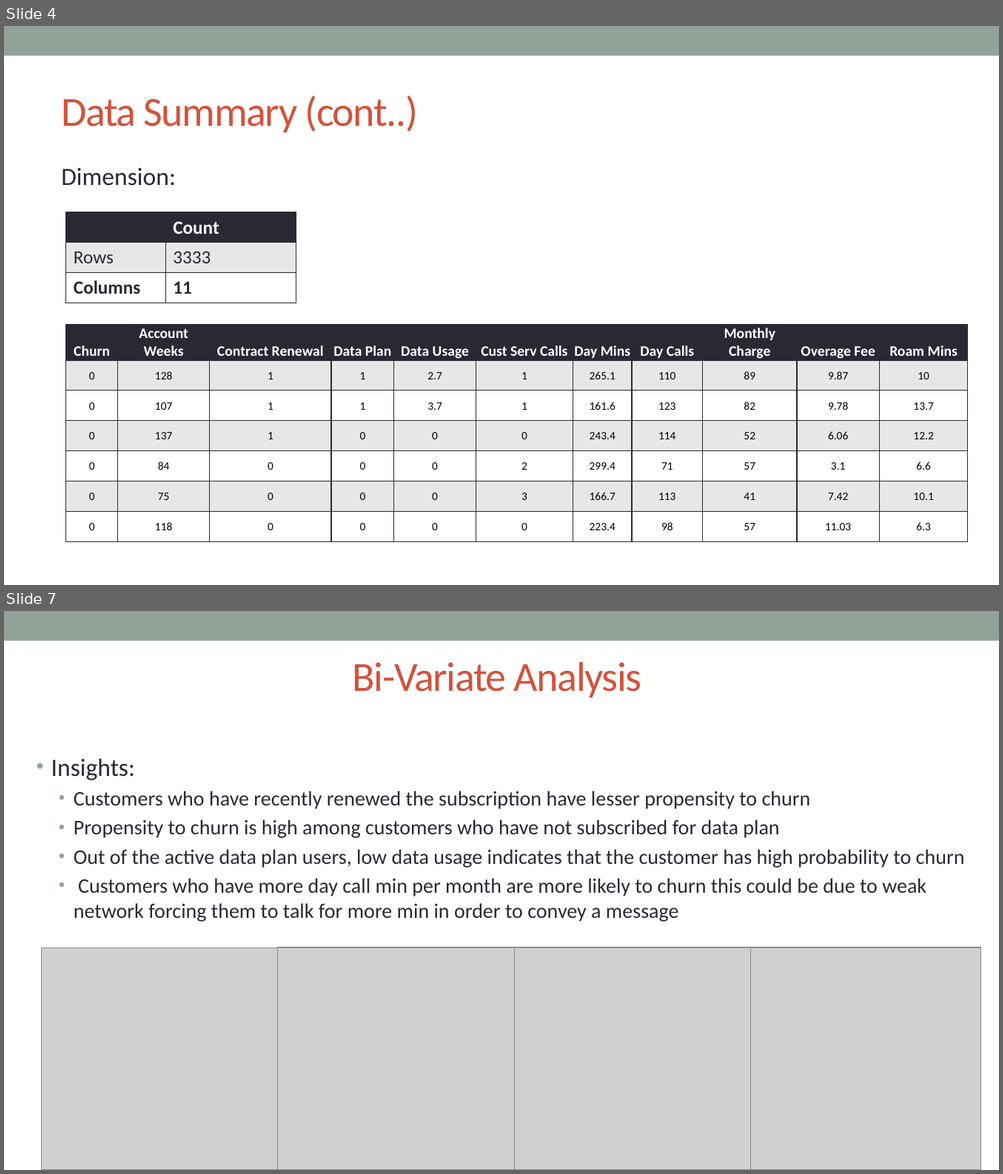
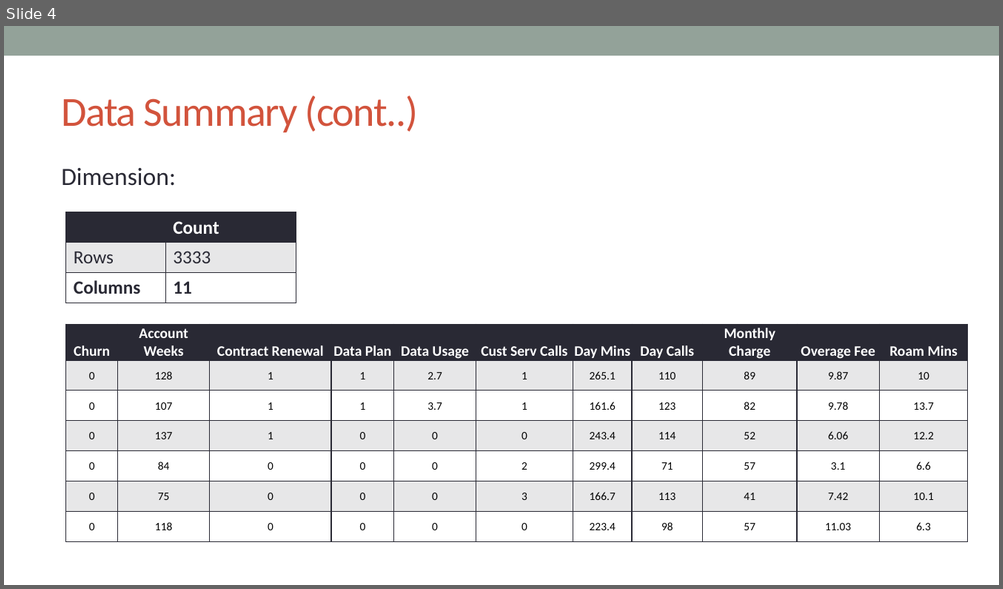
Before and after one commit to VickyVykciV/rProgramming, a slide deck: presentations/Churn_Analysis.pptx. Shown one above the other, each under a label of ours: slides 4 and 7 before the commit, slide 4 after it; the slides between them are not shown. The pictures are 1003x1174 and 1003x589 pixels, drawn with LibreOffice and Linux fonts; fonts in the diff are those of the drawing; grey boxes stand for pictures. Boxes give left, top, right and bottom in pixels: in the first picture for what was removed or moved away, otherwise in the second. Text is boxed around its words. In the diff, an @@ line names an element or a change of style, - is before the commit and + after.

Commit message:
Final Churn Analysis

```diff
--- a/presentations/Churn_Analysis.pptx
+++ b/presentations/Churn_Analysis.pptx
@@ slide 7 removed at (4, 611, 999, 1170), background #FFFFFF; not listed: 1 template element that a slide beside it also shows @@
@@ title removed at (353, 662, 642, 698) @@
-Bi-Variate Analysis
@@ text removed at (51, 758, 965, 922) @@
-• Insights:
-  • Customers who have recently renewed the subscription have lesser propensity to churn
-  • Propensity to churn is high among customers who have not subscribed for data plan
-  • Out of the active data plan users, low data usage indicates that the customer has high probability to churn
-  • Customers who have more day call min per month are more likely to churn this could be due to weak network forcing them to talk for more min in order to convey a message
@@ picture removed at (41, 948, 278, 1170) @@
@@ picture removed at (277, 948, 514, 1170) @@
@@ picture removed at (514, 948, 750, 1170) @@
@@ picture removed at (743, 948, 980, 1170) @@
```
Also in this commit, not shown: 5 slides changed, 8 slides added, 5 other slides removed, 2 other files.
